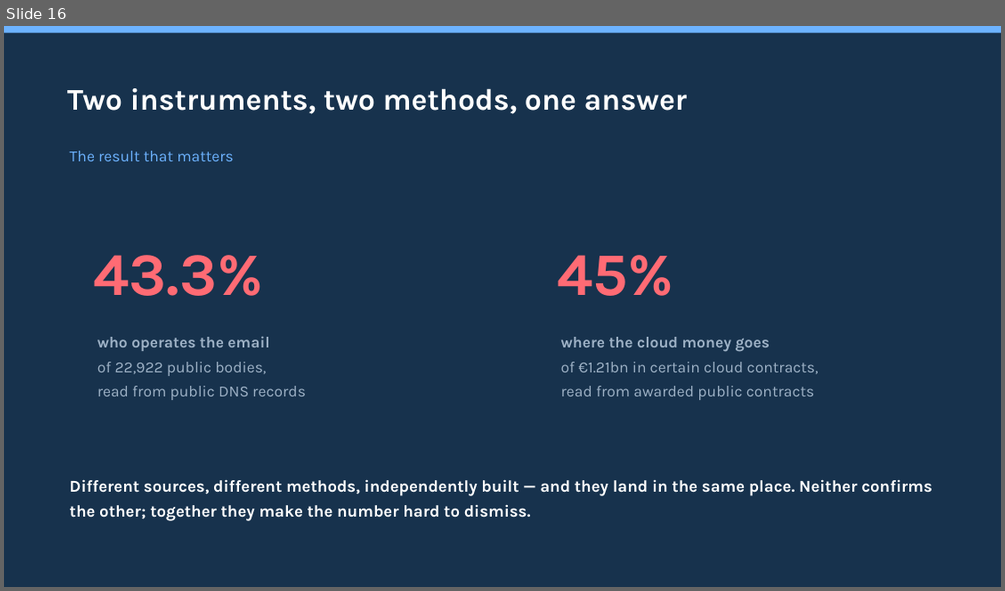
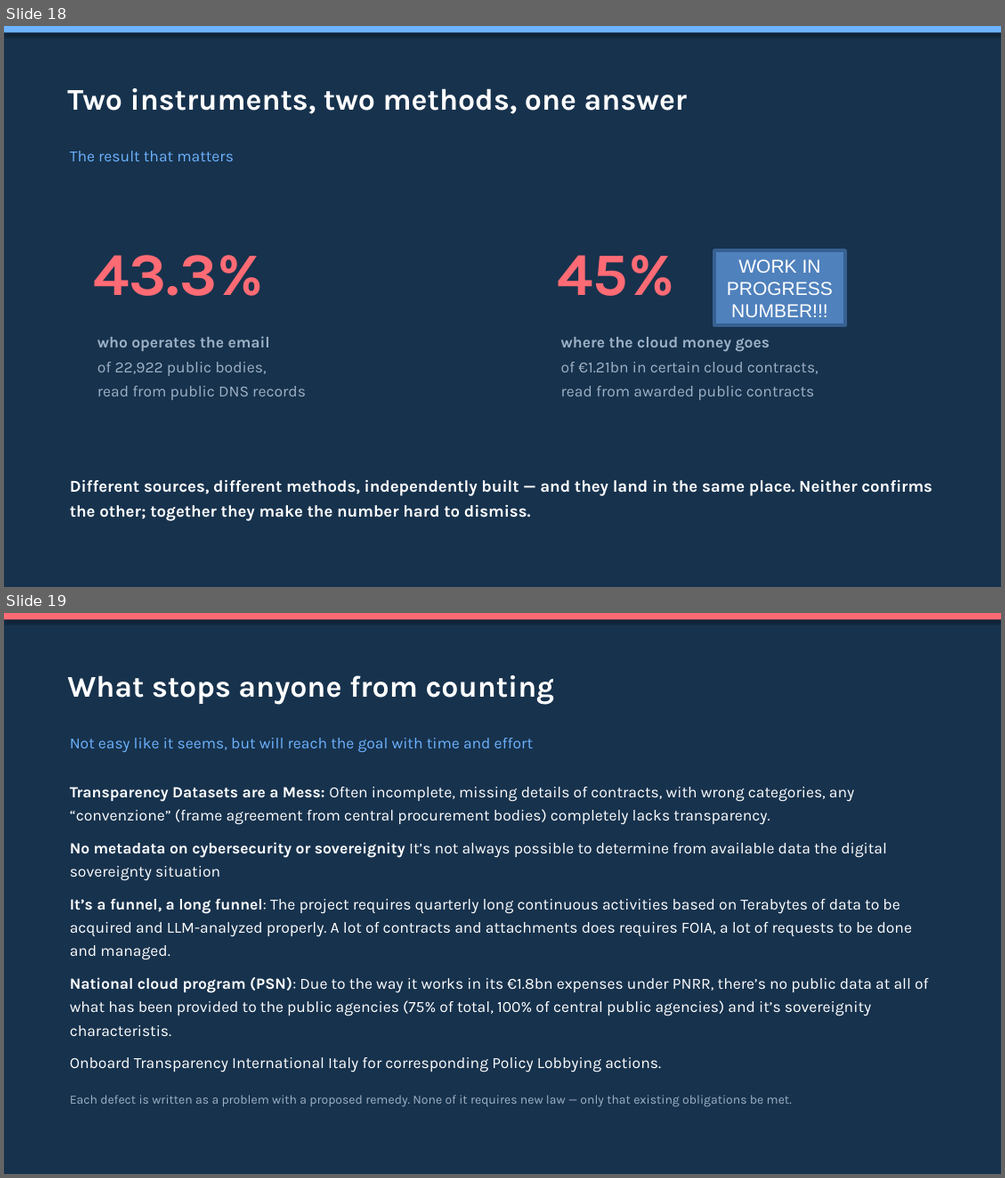
Before and after one commit to mxmap-it/osservatorio-nazionale-sovranita-digitale, a slide deck: static/slide/sfscon-2026-mxmap-italia.pptx. Shown one above the other, each under a label of ours: slide 16 before the commit, slides 18 and 19 after it. The pictures are 1005x591 and 1005x1178 pixels, drawn with LibreOffice and Linux fonts; fonts in the diff are those of the drawing. Boxes give left, top, right and bottom in pixels: in the first picture for what was removed or moved away, otherwise in the second. Text is boxed around its words. In the diff, an @@ line names an element or a change of style, - is before the commit and + after.

```diff
--- a/static/slide/sfscon-2026-mxmap-italia.pptx
+++ b/static/slide/sfscon-2026-mxmap-italia.pptx
@@ slide 19 added at (4,613,1001,1174), background #17324D @@
@@ rectangle added at (4,613,1001,620), fill #FF6B74 @@
@@ text added at (67,675,555,704), 29 pt, text #FFFFFF, bold @@
+What stops anyone from counting
@@ text added at (70,738,533,753), 15 pt, text #6DB3FF @@
+Not easy like it seems, but will reach the goal with time and effort
@@ text added at (70,787,929,1072), 15 pt, text #FFFFFF @@
+Transparency Datasets are a Mess: Often incomplete, missing details of contracts, with wrong categories, any “convenzione” (frame agreement from central procurement bodies) completely lacks transparency.
+No metadata on cybersecurity or sovereignity It’s not always possible to determine from available data the digital sovereignty situation
+It’s a funnel, a long funnel: The project requires quarterly long continuous activities based on Terabytes of data to be acquired and LLM-analyzed properly. A lot of contracts and attachments does requires FOIA, a lot of requests to be done and managed.
+National cloud program (PSN): Due to the way it works in its €1.8bn expenses under PNRR, there’s no public data at all of what has been provided to the public agencies (75% of total, 100% of central public agencies) and it’s sovereignity characteristis.
+Onboard Transparency International Italy for corresponding Policy Lobbying actions.
@@ text added at (70,1094,792,1107), 12 pt, text #9EB2C6 @@
+Each defect is written as a problem with a proposed remedy. None of it requires new law — only that existing obligations be met.
@@ what was slide 16 is now slide 18 @@
@@ slide 18 changed as well @@
@@ rectangle at (4,26,1001,33): shadow on @@
@@ rectangle added at (714,250,845,325), fill #4F81BD, outline #376092 3 pt, 18 pt, text #FFFFFF @@
+WORK IN PROGRESS NUMBER!!!
```
Also in this commit, not shown: 38 other slides changed, 2 other slides added, 3 slides removed, 4 other files.
